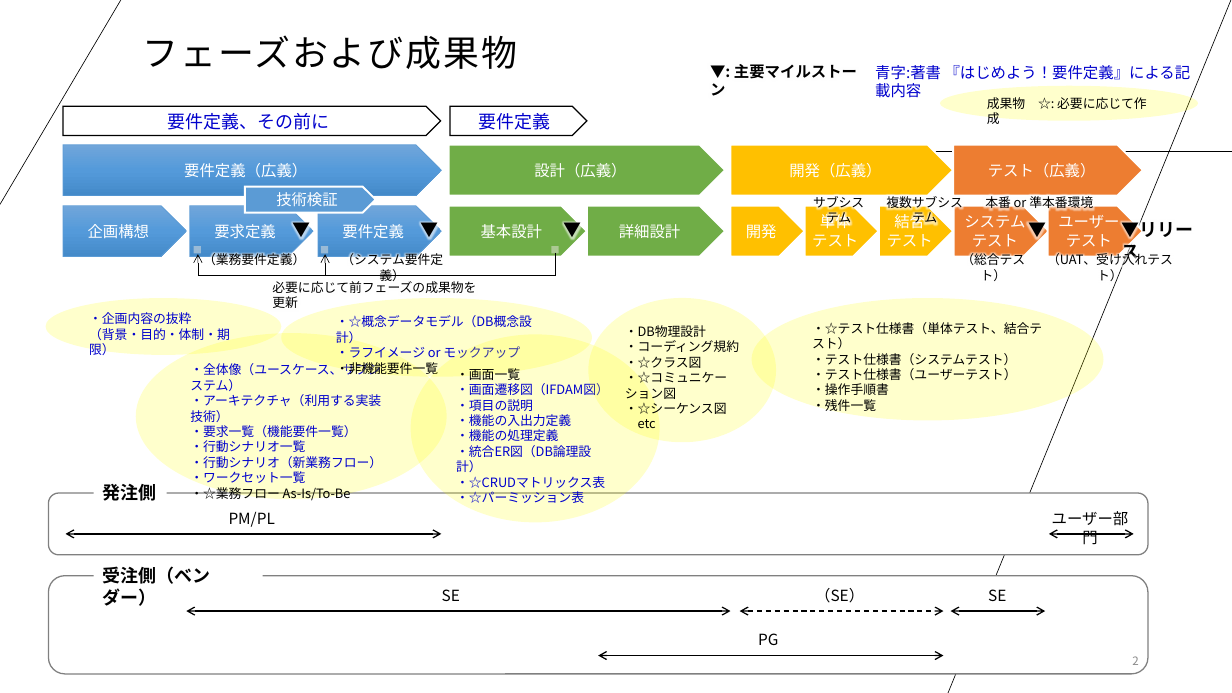
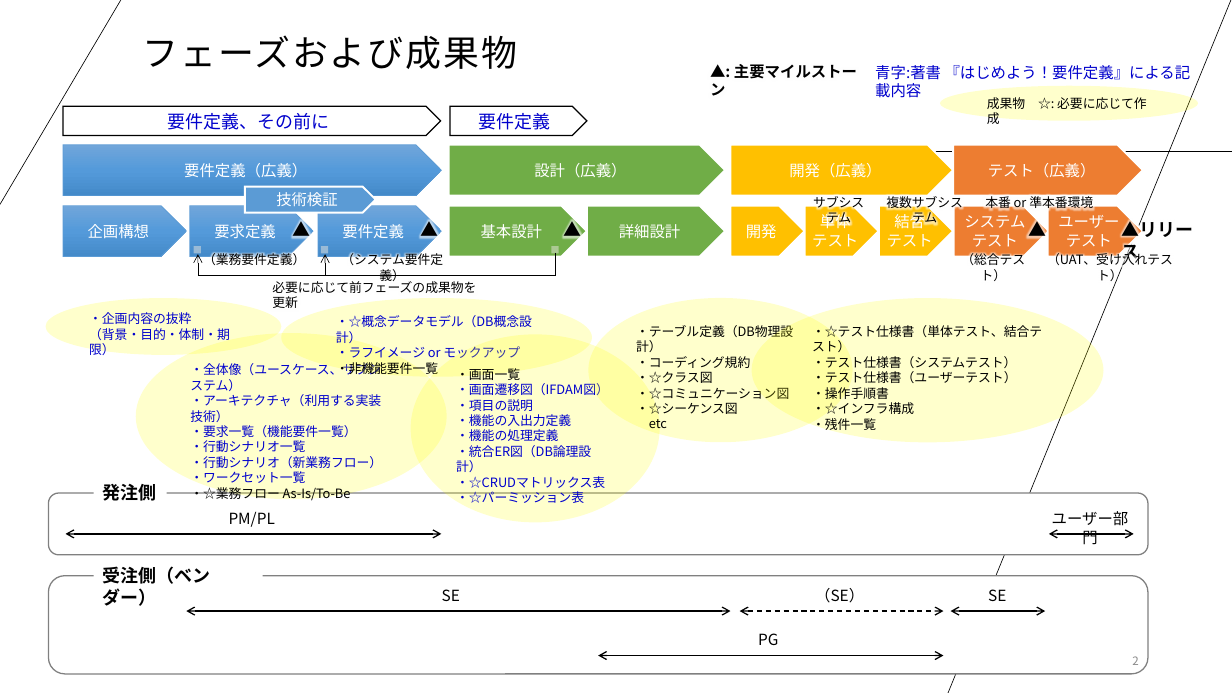
Before and after one commit to atman-33/system-dev-docs, a slide deck: slide 2 of water-fall/システム開発の進め方.pptx. Drawn at 1232x693 pixels with LibreOffice and Linux fonts; fonts in the diff are those of the drawing. Boxes give left, top, right and bottom in pixels: in the first picture for what was removed or moved away, otherwise in the second. Text is boxed around its words. In the diff, an @@ line names an element or a change of style, - is before the commit and + after.

```diff
--- a/water-fall/システム開発の進め方.pptx
+++ b/water-fall/システム開発の進め方.pptx
@@ text at bbox=[710, 64, 857, 96]: text changed @@
-▼: 主要マイルストーン
+▲: 主要マイルストーン
@@ text at bbox=[284, 214, 321, 246]: text changed @@
-▼
+▲
@@ text at bbox=[412, 214, 449, 246]: text changed @@
-▼
+▲
@@ text at bbox=[555, 214, 592, 246]: text changed @@
-▼
+▲
@@ text at bbox=[1019, 214, 1056, 246]: text changed @@
-▼
+▲
@@ text at bbox=[1122, 218, 1194, 263]: text changed @@
-▼リリース
+▲リリース
@@ ellipse "・テーブル定義（DB物理設計）": place and size @@
-ellipse "・テーブル定義（DB物理設計）" at bbox=[589, 298, 776, 442]
+ellipse "・テーブル定義（DB物理設計）" at bbox=[589, 298, 853, 442]
@@ ellipse "・☆テスト仕様書（単体テスト、結合テスト）": place and size @@
-ellipse "・☆テスト仕様書（単体テスト、結合テスト）" at bbox=[751, 299, 1104, 421]
+ellipse "・☆テスト仕様書（単体テスト、結合テスト）" at bbox=[751, 299, 1104, 443]
@@ text in ellipse at bbox=[636, 324, 793, 341]: text changed @@
-・DB物理設計
+・テーブル定義（DB物理設計）
@@ text in ellipse at bbox=[812, 400, 914, 418]: paragraph added @@
+・☆インフラ構成
```
Also in this commit, not shown: 1 slide added, 1 other file.
